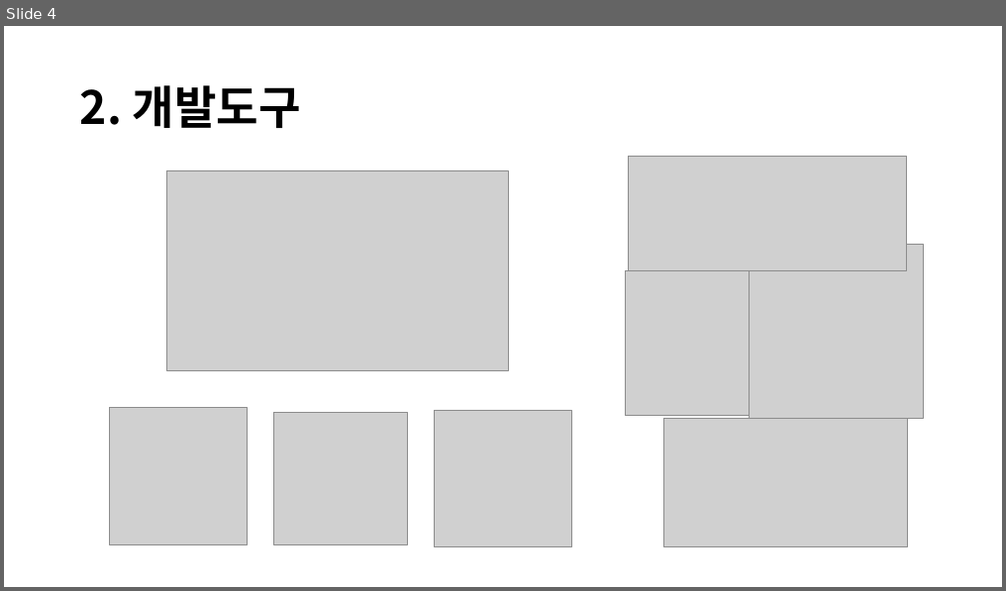
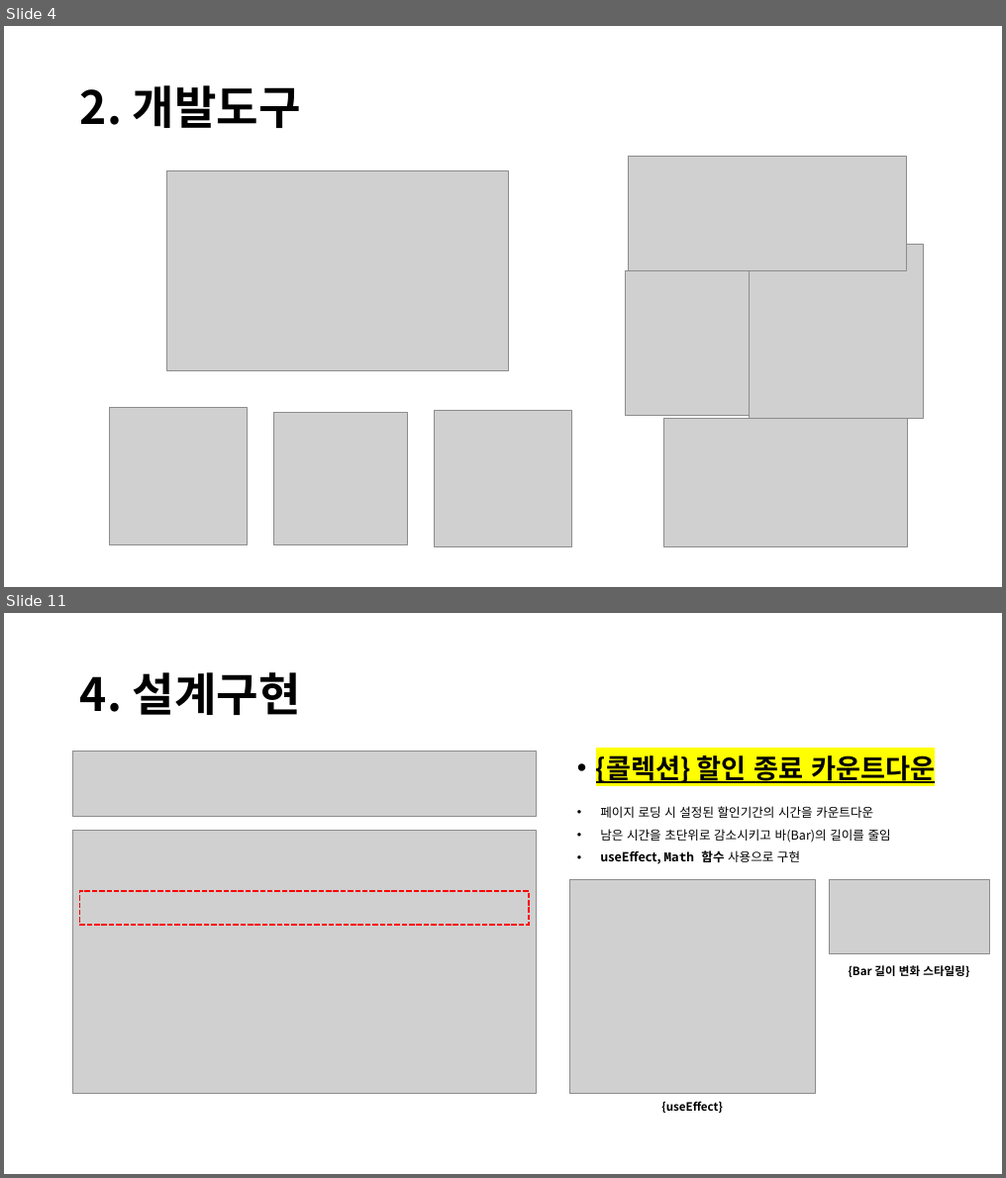
Before and after one commit to leedy79/clone-29cm-site, a slide deck: readme/React Project.pptx. Shown one above the other, each under a label of ours: slide 4 before the commit, slides 4 and 11 after it; the slides between them are not shown. The pictures are 1006x591 and 1006x1178 pixels, drawn with LibreOffice and Linux fonts; fonts in the diff are those of the drawing; grey boxes stand for pictures. Boxes give left, top, right and bottom in pixels: in the first picture for what was removed or moved away, otherwise in the second. Text is boxed around its words. In the diff, an @@ line names an element or a change of style, - is before the commit and + after.

```diff
--- a/readme/React Project.pptx
+++ b/readme/React Project.pptx
@@ slide 11 added at <box>4,613,1002,1174</box>, background #FFFFFF @@
@@ title added at <box>80,672,301,715</box>, 44 pt, text #000000, bold @@
+4. 설계구현
@@ picture added at <box>73,752,537,817</box> @@
@@ text added at <box>596,756,935,783</box>, 25.9 pt, text #000000, bold, underline @@
+• {콜렉션} 할인 종료 카운트다운
@@ text added at <box>600,806,891,864</box>, 12 pt, text #000000 @@
+• 페이지 로딩 시 설정된 할인기간의 시간을 카운트다운
+• 남은 시간을 초단위로 감소시키고 바(Bar)의 길이를 줄임
+• useEffect, Math 함수 사용으로 구현
@@ picture added at <box>73,830,537,1093</box> @@
@@ picture added at <box>570,879,816,1093</box> @@
@@ picture added at <box>830,879,990,954</box> @@
@@ rectangle added at <box>79,891,529,925</box>, outline #FF0000 1.75 pt dashed @@
@@ text added at <box>848,965,969,977</box>, 11 pt, text #000000, bold @@
+{Bar 길이 변화 스타일링}
@@ text added at <box>661,1101,722,1113</box>, 11 pt, text #000000, bold @@
+{useEffect}
```
Also in this commit, not shown: 6 slides changed, 5 other slides added, 21 other files.
